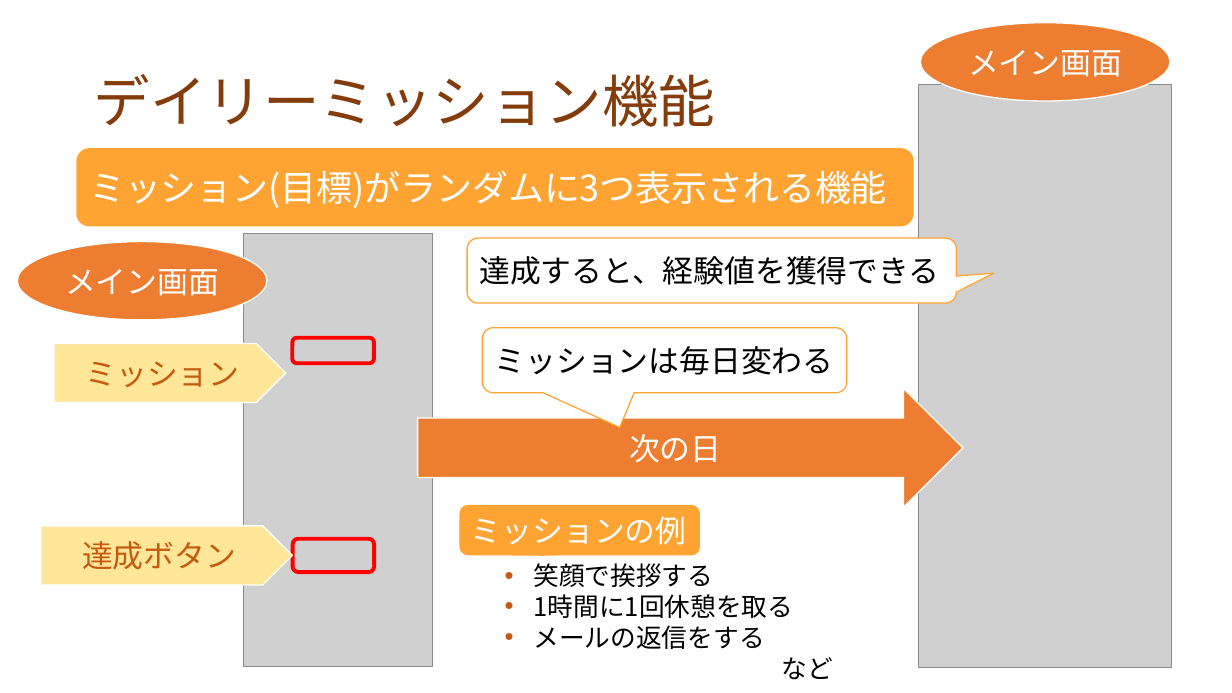
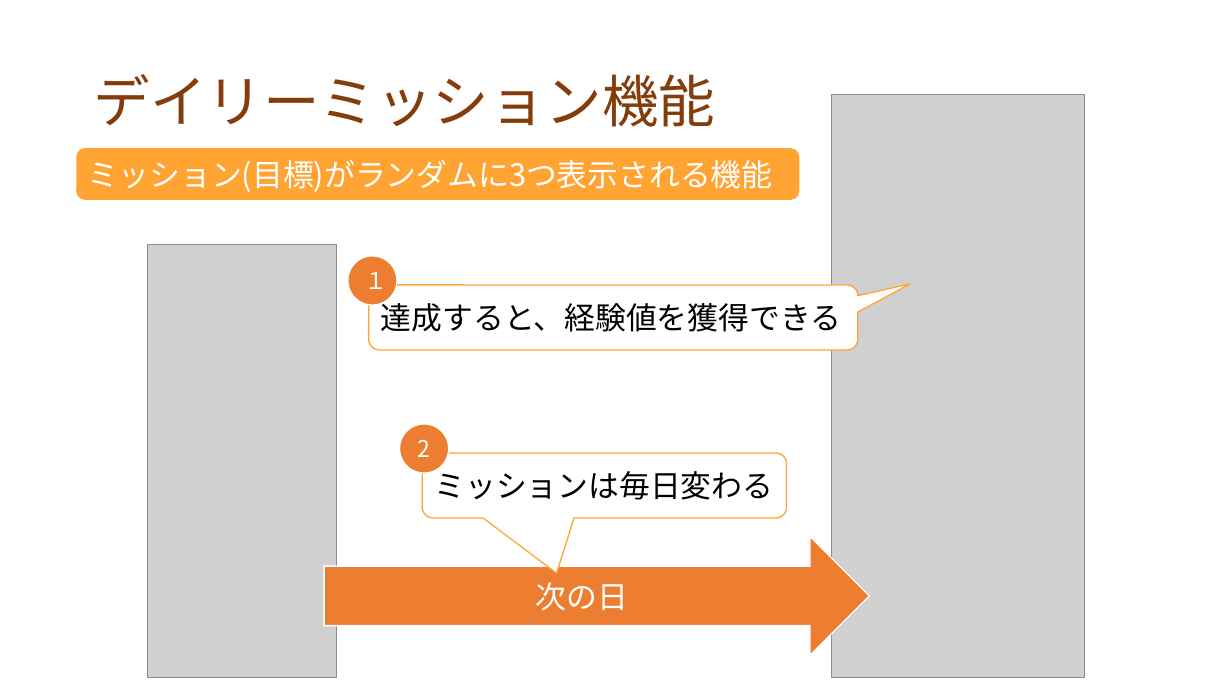
Before and after one commit to dojo2022/F-3, a slide deck: slide 12 of doc/プレゼン資料_F3_なかおっち.pptx. Drawn at 1232x693 pixels with LibreOffice and Linux fonts; fonts in the diff are those of the drawing; grey boxes stand for pictures. Boxes give left, top, right and bottom in pixels: in the first picture for what was removed or moved away, otherwise in the second. Text is boxed around its words. In the diff, an @@ line names an element or a change of style, - is before the commit and + after.

```diff
--- a/doc/プレゼン資料_F3_なかおっち.pptx
+++ b/doc/プレゼン資料_F3_なかおっち.pptx
@@ ellipse removed at (921, 23, 1170, 102) @@
-メイン画面
@@ picture: place and size @@
-picture at (919, 84, 1172, 667)
+picture at (832, 94, 1085, 677)
@@ rounded rectangle "ミッション(目標)がランダムに3つ表示される機能": place and size @@
-rounded rectangle "ミッション(目標)がランダムに3つ表示される機能" at (77, 148, 914, 226)
+rounded rectangle "ミッション(目標)がランダムに3つ表示される機能" at (77, 148, 800, 200)
@@ rounded rectangle "ミッション(目標)がランダムに3つ表示される機能" at (77, 148, 800, 200): size 28 to 24 pt @@
@@ ellipse removed at (18, 242, 267, 321) @@
-メイン画面
@@ picture: place and size @@
-picture at (243, 233, 433, 666)
+picture at (147, 244, 336, 677)
@@ ellipse added at (348, 256, 397, 305), fill #ED7D31, outline #FFFFFF 1 pt, 18 pt, text #FFFFFF @@
+１
@@ rounded speech box "達成すると、経験値を獲得できる": place and size @@
-rounded speech box "達成すると、経験値を獲得できる" at (468, 238, 957, 303)
+rounded speech box "達成すると、経験値を獲得できる" at (369, 285, 858, 349)
@@ rounded speech box "達成すると、経験値を獲得できる" at (369, 285, 858, 349): proportions changed @@
@@ pentagon arrow removed at (54, 344, 286, 403) @@
-ミッション
@@ rounded rectangle removed at (292, 338, 373, 364) @@
@@ ellipse added at (399, 424, 448, 473), fill #ED7D31, outline #FFFFFF 1 pt, 18 pt, text #FFFFFF @@
+2
@@ rounded speech box "ミッションは毎日変わる" at (422, 453, 787, 518): proportions changed @@
@@ rounded speech box "ミッションは毎日変わる": place and size @@
-rounded speech box "ミッションは毎日変わる" at (482, 328, 847, 393)
+rounded speech box "ミッションは毎日変わる" at (422, 453, 787, 518)
@@ rounded speech box removed at (459, 505, 700, 555) @@
-ミッションの例
@@ pentagon arrow removed at (41, 526, 292, 585) @@
-達成ボタン
@@ rounded rectangle removed at (293, 539, 374, 572) @@
@@ right arrow "次の日": place and size @@
-right arrow "次の日" at (418, 388, 963, 507)
+right arrow "次の日" at (324, 537, 870, 656)
@@ text removed at (533, 563, 833, 680) @@
-• 笑顔で挨拶する
-• 1時間に1回休憩を取る
-• メールの返信をする
-など
```
Also in this commit, not shown: 6 other slides changed, 1 slide added.
